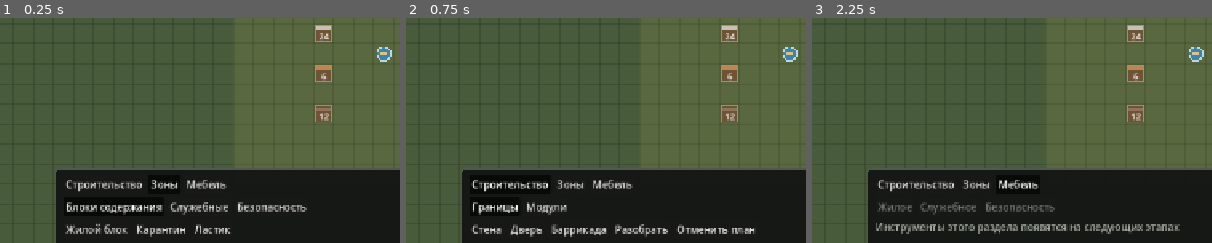
Above: before the commit, frames 1-3 (left to right).
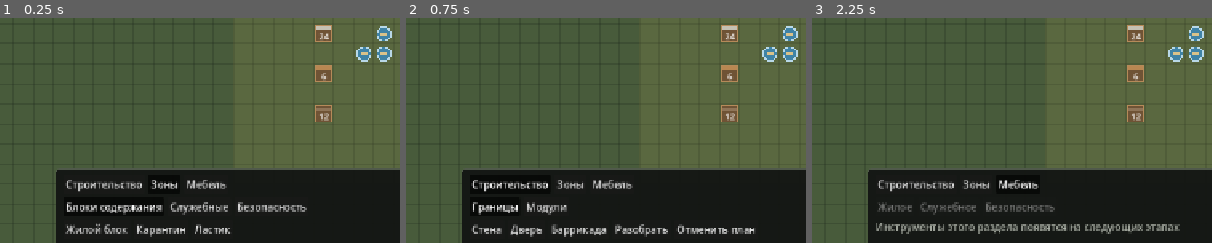
Above: after the commit, the same moments.

Repository: selmoud/ZombieGame
Game: Godot game, scene res://scenes/main.tscn
Two runs of this game, one before a commit and one after it. Both use one fixed random seed, a clock stepped at 60 frames per second and the inputs below.
Inputs:
- Up to frame 1 (0.25 s): no input
- Up to frame 2 (0.75 s): click "Строительство" at 0.5 s
- Up to frame 3 (2.25 s): click "Зоны" at 1.25 s; click "Мебель" at 2 s
The pictures show only the part of the screen within x 3-53%, y 44-94%; the shares and areas given below are measured in that part.

The runs differ from the first frame. In frame 1, 0.4% of the frame differs, in the area x 89-98%, y 3-20%; in frame 2, 0.4%; in frame 3, 0.4%.

Commit message:
Add multiple construction workers

Diff:
--- a/scenes/main.tscn
+++ b/scenes/main.tscn
@@ -48,6 +48,14 @@
 position = Vector2(1040, 1040)
 script = ExtResource("10_worker")
 
+[node name="Worker2" type="Node2D" parent="Agents"]
+position = Vector2(1008, 1040)
+script = ExtResource("10_worker")
+
+[node name="Worker3" type="Node2D" parent="Agents"]
+position = Vector2(1040, 1008)
+script = ExtResource("10_worker")
+
 [node name="Interface" type="CanvasLayer" parent="."]
 
 [node name="BuildMenu" type="Control" parent="Interface"]
--- a/scripts/main.gd
+++ b/scripts/main.gd
@@ -6,8 +6,10 @@
 @onready var supplies: SupplyDepot = $SupplyDepot
 @onready var navigation_grid: NavigationGrid = $NavigationGrid
 @onready var job_board: JobBoard = $JobBoard
-@onready var worker: WorkerAgent = $Agents/Worker
+@onready var agents: Node2D = $Agents
 @onready var build_menu: BuildMenu = $Interface/BuildMenu
+
+var workers: Array[WorkerAgent] = []
 
 
 func _ready() -> void:
@@ -30,13 +32,18 @@
 	construction_manager.material_released.connect(
 		supplies.drop_loose_items
 	)
-	worker.setup(
-		game_clock,
-		navigation_grid,
-		job_board,
-		construction_manager,
-		supplies
-	)
+	for child in agents.get_children():
+		if child is not WorkerAgent:
+			continue
+		var worker := child as WorkerAgent
+		workers.append(worker)
+		worker.setup(
+			game_clock,
+			navigation_grid,
+			job_board,
+			construction_manager,
+			supplies
+		)
 	construction_manager.set_placement_validator(
 		_can_worker_reach_construction_cell
 	)
@@ -72,8 +79,14 @@
 func _can_worker_reach_construction_cell(cell: Vector2i) -> bool:
 	if supplies.has_box_at(cell):
 		return false
-	var worker_cell := navigation_grid.world_to_cell(worker.position)
-	return not navigation_grid.find_path_to_adjacent(worker_cell, cell).is_empty()
+	for worker in workers:
+		var worker_cell := navigation_grid.world_to_cell(worker.position)
+		if not navigation_grid.find_path_to_adjacent(
+			worker_cell,
+			cell
+		).is_empty():
+			return true
+	return false
 
 
 func _create_hud() -> void:
--- a/tests/test_main_scene.gd
+++ b/tests/test_main_scene.gd
@@ -27,13 +27,16 @@
 	assert(zones.active_tool.is_empty())
 	assert(construction.active_tool.is_empty())
 
-	var worker: WorkerAgent = main.get_node("Agents/Worker")
+	var workers: Array[WorkerAgent] = main.workers
+	assert(workers.size() == 3)
+	var worker: WorkerAgent = workers.front()
 	var clock: GameClock = main.get_node("GameClock")
 	var supplies: SupplyDepot = main.get_node("SupplyDepot")
-	worker.movement_speed = 1000.0
-	worker.pickup_duration = 0.01
-	worker.delivery_duration = 0.01
-	worker.construction_duration = 0.01
+	for current_worker in workers:
+		current_worker.movement_speed = 1000.0
+		current_worker.pickup_duration = 0.01
+		current_worker.delivery_duration = 0.01
+		current_worker.construction_duration = 0.01
 	assert(worker.get_carry_capacity(&"wall_section") == 4)
 	assert(worker.get_carry_capacity(&"door_module") == 4)
 	clock.set_speed(4.0)
Not shown, changed: docs/prototype-v0.md
